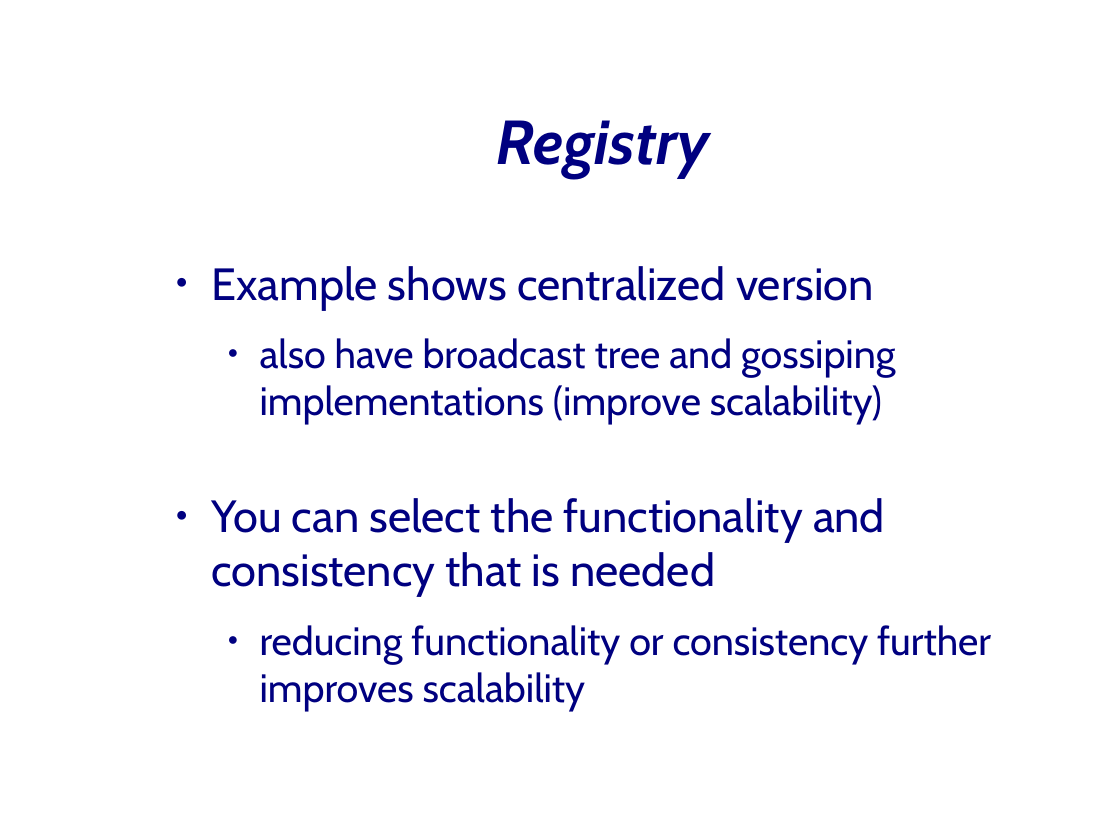
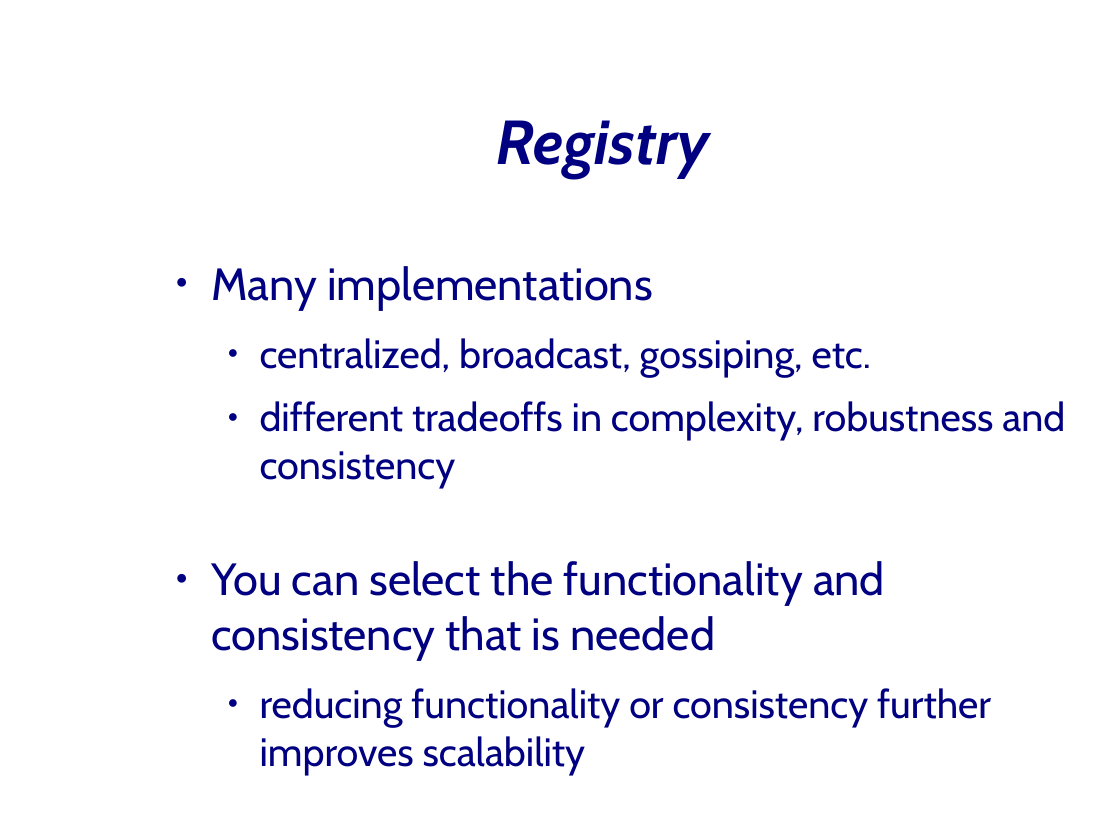
Before and after one commit to JungleComputing/www, a slide deck: slide 43 of tutorial/20080519-CCGrid08-Part-5-IPL.odp (slide 56 before the commit). Drawn at 1120x840 pixels with LibreOffice and Linux fonts; fonts in the diff are those of the drawing; background and template pictures are left out. Boxes give left, top, right and bottom in pixels: in the first picture for what was removed or moved away, otherwise in the second. Text is boxed around its words. In the diff, an @@ line names an element or a change of style, - is before the commit and + after.

```diff
--- a/tutorial/20080519-CCGrid08-Part-5-IPL.odp
+++ b/tutorial/20080519-CCGrid08-Part-5-IPL.odp
@@ text at [212,266,1065,488]: text changed @@
-● Example shows centralized version
-  ● also have broadcast tree and gossiping implementations (improve scalability)
+● Many implementations
+  ● centralized, broadcast, gossiping, etc.
+  ● different tradeoffs in complexity, robustness and consistency
```
Also in this commit, not shown: 14 other slides changed, 4 slides added, 1 slide removed, 10 other files.
